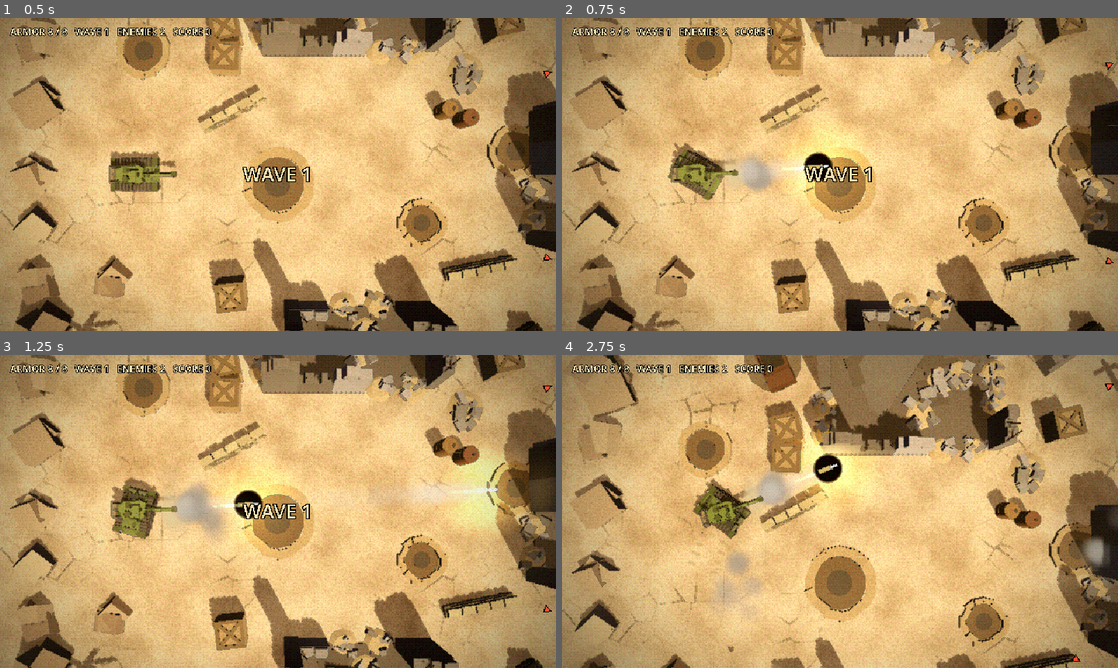
Above: before the commit, frames 1-4 (two rows, left to right).
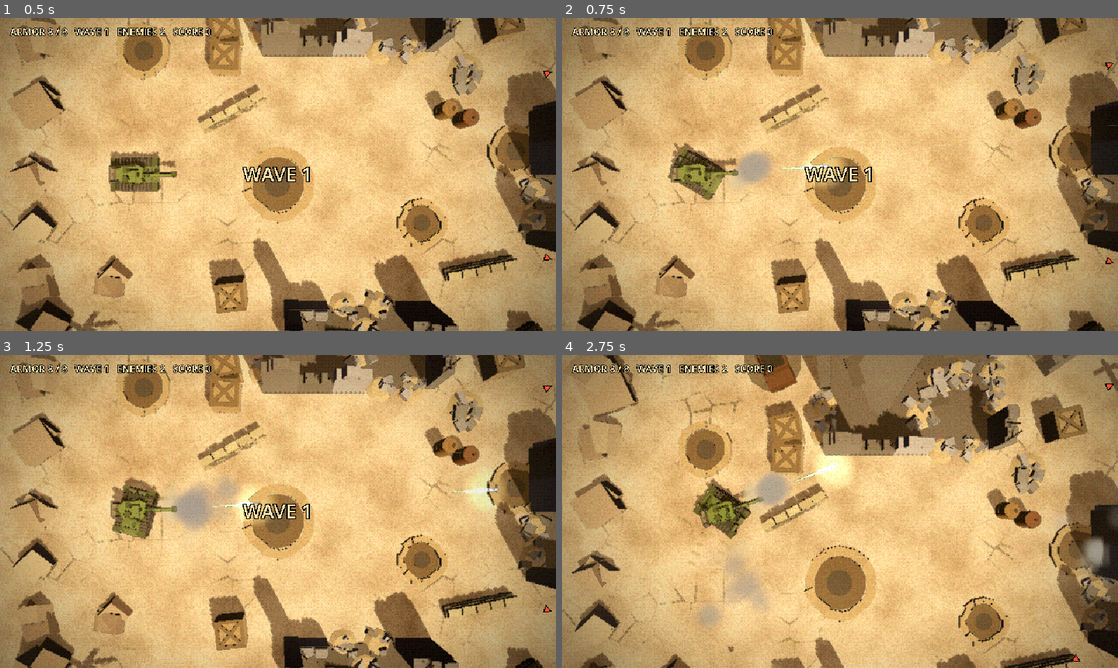
Above: after the commit, the same moments.

Repository: apfpabo/Overseer
Game: Godot game, scene res://main.tscn
Same seed, same stepped clock (60 frames per second), same inputs: the game is played once before the commit and once after it.
Inputs (mouse positions are in pixels of both pictures, inside the frame that each line leads up to):
- Up to frame 1 (0.5 s): no input
- Up to frame 2 (0.75 s): move the mouse to (962, 158) at 0.52 s; hold D (tank_right) from 0.53 s (still down); hold Space (tank_fire) from 0.53 s (still down); click (962, 158) at 0.67 s
- Up to frame 3 (1.25 s): keep holding D (tank_right); keep holding Space (tank_fire)
- Up to frame 4 (2.75 s): move the mouse to (728, 527) at 1.27 s; release D (tank_right) at 1.28 s; release Space (tank_fire) at 1.28 s; hold S (tank_back) 1.28-2.03 s; tap Space (tank_fire) at 1.35 s; move the mouse to (895, 442) at 2.02 s; hold D (tank_right) from 2.03 s (still down); hold Space (tank_fire) from 2.03 s (still down)

Frame 1 is identical in both runs. In frame 2, 2.2% of the frame differs, in the area x 28-56%, y 34-64%; in frame 3, 4.1%, in the area x 28-100%, y 31-63%; in frame 4, 2.6%.

Commit message:
Tank Arena: fix black discs on shots, fire and explosions
Particles that are not alive are drawn as black dots at the emitter.
Continuous emitters now start pre-filled, all particles share one
lifetime, bursts are removed as soon as they finish, and fires fade
out instead of stopping. Effect lights are replaced by ground glows,
and the shell smoke trail is removed.

Co-Authored-By: Claude Opus 5.5 <noreply@anthropic.com>
Claude-Session: https://claude.ai/code/session_0112riLDkXhfLGpnDyHHtEWJ

Diff:
--- a/tank_game/scripts/fx.gd
+++ b/tank_game/scripts/fx.gd
@@ -87,7 +87,11 @@
 	p.one_shot = burst
 	p.explosiveness = 1.0 if burst else 0.0
 	p.randomness = o.get("random", 0.5)
-	p.lifetime_randomness = o.get("life_rand", 0.4)
+	# Every particle lives exactly `life`. Particles that are not alive (not yet
+	# released, or already faded) are drawn as black dots at the emitter by
+	# the renderer, so emitters must never have any: continuous ones start
+	# pre-filled, bursts are removed the moment their particles die.
+	p.lifetime_randomness = 0.0
 	p.direction = o.get("dir", Vector3.UP)
 	p.spread = o.get("spread", 45.0)
 	p.initial_velocity_min = o.get("vmin", 1.0)
@@ -122,7 +126,9 @@
 	parent.add_child(p)
 	p.get_tree().create_timer(0.034, false, true).timeout.connect(p.show)
 	if burst:
-		_free_later(p, life * 1.5 + 0.3)
+		_free_later(p, life + 0.034)
+	else:
+		p.preprocess = life
 	return p
 
 
@@ -130,17 +136,35 @@
 	node.get_tree().create_timer(seconds).timeout.connect(node.queue_free)
 
 
-## A short flash of light.
+## A soft patch of light drawn on the ground ("fake light"). Real lights are
+## avoided for effects: on some graphics cards, flashing or moving lights near
+## the ground leave black spots. `strength` 1.0 is a bright glow.
+static func glow(parent: Node, at: Vector3, color: Color, radius: float, strength: float) -> MeshInstance3D:
+	var m := StandardMaterial3D.new()
+	m.shading_mode = BaseMaterial3D.SHADING_MODE_UNSHADED
+	m.blend_mode = BaseMaterial3D.BLEND_MODE_ADD
+	m.transparency = BaseMaterial3D.TRANSPARENCY_ALPHA
+	m.albedo_texture = _soft_texture()
+	m.albedo_color = Color(color, clampf(strength, 0.0, 1.0))
+	m.no_depth_test = false
+	var plane := PlaneMesh.new()
+	plane.size = Vector2.ONE * radius * 2.0
+	var g := MeshInstance3D.new()
+	g.mesh = plane
+	g.material_override = m
+	g.cast_shadow = GeometryInstance3D.SHADOW_CASTING_SETTING_OFF
+	g.position = at
+	parent.add_child(g)
+	return g
+
+
+## A short flash of light: a glow on the ground that fades out.
 static func light_flash(parent: Node, at: Vector3, color: Color, energy: float, reach: float, seconds: float) -> void:
-	var light := OmniLight3D.new()
-	light.light_color = color
-	light.light_energy = energy
-	light.omni_range = reach
-	light.position = at
-	parent.add_child(light)
-	var tween := light.create_tween()
-	tween.tween_property(light, "light_energy", 0.0, seconds).set_ease(Tween.EASE_OUT).set_trans(Tween.TRANS_QUAD)
-	tween.tween_callback(light.queue_free)
+	var g := glow(parent, Vector3(at.x, 0.06, at.z), color, reach * 0.55, clampf(energy / 6.0, 0.3, 1.0))
+	var m: StandardMaterial3D = g.material_override
+	var tween := g.create_tween()
+	tween.tween_property(m, "albedo_color:a", 0.0, seconds).set_ease(Tween.EASE_OUT).set_trans(Tween.TRANS_QUAD)
+	tween.tween_callback(g.queue_free)
 
 
 ## A flat ring that races outward along the ground.
@@ -284,7 +308,7 @@
 		"colors": [Color(1.0, 0.95, 0.7, 1.0), Color(1.0, 0.55, 0.15, 1.0), Color(0.6, 0.15, 0.05, 0.0)] as Array[Color]})
 	debris(parent, at, Color(0.12, 0.11, 0.1), int(14 * s), 9.0 * s, 0.16)
 	# Thick black smoke that lingers and drifts.
-	smoke_puffs(parent, at + Vector3.UP * 0.5, int(18 * s), Color(0.1, 0.09, 0.08), 3.2, 2.8 * s)
+	smoke_puffs(parent, at + Vector3.UP * 0.5, int(14 * s), Color(0.2, 0.18, 0.16), 3.2, 1.8 * s)
 	# Sand thrown out along the ground, and the shockwave.
 	emitter(parent, Vector3(at.x, 0.15, at.z), {"amount": int(28 * s), "life": 1.4, "dir": Vector3.UP,
 		"spread": 88.0, "vmin": 3.0 * s, "vmax": 7.0 * s, "damping": 5.0, "gravity": WIND, "smin": 0.8,
@@ -295,12 +319,15 @@
 	FollowCamera.shake(0.7 * s)
 
 
-## Billowing smoke puffs (one burst).
+## Billowing smoke puffs (one burst). The smoke fades in a moment after it
+## appears, so it rolls up out of the fireball instead of covering it.
 static func smoke_puffs(parent: Node, at: Vector3, amount: int, color: Color, life: float, size: float) -> void:
-	emitter(parent, at, {"amount": amount, "life": life, "spread": 180.0, "vmin": 0.3, "vmax": 1.5,
-		"damping": 0.8, "gravity": WIND + Vector3.UP * 0.8, "smin": 0.6 * size, "smax": 1.0 * size,
-		"size": 1.0, "grow": _curve(0.4, 0.0, 2.0),
-		"colors": [Color(color, 0.0), Color(color, 0.75), Color(color.lightened(0.2), 0.4), Color(color, 0.0)] as Array[Color]})
+	# Each puff is faint and they start spread out, so overlapping puffs build
+	# up into a cloud instead of stacking into one solid dark ball.
+	emitter(parent, at, {"amount": amount, "life": life, "spread": 180.0, "vmin": 1.0, "vmax": 2.5 + size,
+		"damping": 1.5, "gravity": WIND + Vector3.UP * 0.8, "smin": 0.5 * size, "smax": 0.9 * size,
+		"box": Vector3(0.5, 0.2, 0.5) * size, "size": 1.0, "grow": _curve(0.4, 0.0, 2.0),
+		"colors": [Color(color, 0.0), Color(color, 0.0), Color(color, 0.3), Color(color.lightened(0.25), 0.16), Color(color.lightened(0.3), 0.0)] as Array[Color]})
 
 
 ## A low cloud of dust (collapsing walls, hits on concrete or sand).
@@ -330,27 +357,33 @@
 		"smin": 0.28 * size, "smax": 0.5 * size, "size": 1.0, "kind": "add", "grow": _curve(0.8, 0.15, 0.2),
 		"colors": [Color(1.0, 0.85, 0.45, 0.0), Color(1.0, 0.65, 0.25, 0.6), Color(0.95, 0.32, 0.06, 0.45), Color(0.5, 0.1, 0.02, 0.0)] as Array[Color]})
 	flames.name = "Flames"
-	var smoke := emitter(node, Vector3.UP * 0.6, {"burst": false, "amount": int(20 * size), "life": 3.0,
-		"spread": 15.0, "vmin": 0.8, "vmax": 1.6, "gravity": WIND * 1.4 + Vector3.UP * 0.6, "box": Vector3(0.25, 0.05, 0.25),
-		"smin": 0.7 * size, "smax": 1.1 * size, "size": 1.0, "grow": _curve(0.5, 0.0, 2.8),
-		"colors": [Color(0.08, 0.07, 0.06, 0.0), Color(0.1, 0.09, 0.08, 0.55), Color(0.22, 0.21, 0.2, 0.25), Color(0.3, 0.29, 0.28, 0.0)] as Array[Color]})
+	# Seen from straight above, smoke rising straight up would pile into one
+	# dark blob, so the plume is blown sideways by the wind into a long trail.
+	var smoke := emitter(node, Vector3.UP * 0.6, {"burst": false, "amount": int(22 * size), "life": 3.2,
+		"dir": (WIND.normalized() + Vector3.UP * 0.5).normalized(), "spread": 25.0, "vmin": 0.8, "vmax": 1.8,
+		"gravity": WIND * 2.2 + Vector3.UP * 0.2, "box": Vector3(0.25, 0.05, 0.25), "damping": 0.3,
+		"smin": 0.6 * size, "smax": 1.0 * size, "size": 1.0, "grow": _curve(0.5, 0.0, 3.0),
+		"colors": [Color(0.12, 0.11, 0.1, 0.0), Color(0.13, 0.12, 0.11, 0.22), Color(0.25, 0.24, 0.23, 0.12), Color(0.35, 0.34, 0.33, 0.0)] as Array[Color]})
 	smoke.name = "Smoke"
 	return node
 
 
-## Lets a fire from fire() die out and removes it afterwards.
+## Lets a fire from fire() die out (fades it away) and removes it afterwards.
+## (It keeps emitting while it fades: stopping an emitter leaves black dots.)
 static func stop_fire(node: Node3D) -> void:
 	if node == null or not is_instance_valid(node):
 		return
+	var tween := node.create_tween().set_parallel(true)
 	for child: Node in node.get_children():
 		if child is CPUParticles3D:
-			(child as CPUParticles3D).emitting = false
-	_free_later(node, 3.5)
+			tween.tween_property(child, "color:a", 0.0, 3.0)
+	tween.chain().tween_callback(node.queue_free)
 
 
 ## A continuous thin smoke trail (a badly damaged tank). Returns the emitter.
 static func damage_smoke(parent: Node3D, at: Vector3) -> CPUParticles3D:
-	return emitter(parent, at, {"burst": false, "amount": 14, "life": 1.8, "spread": 20.0, "vmin": 0.6,
-		"vmax": 1.2, "gravity": WIND + Vector3.UP * 0.4, "smin": 0.4, "smax": 0.7, "size": 1.0,
-		"grow": _curve(0.5, 0.0, 2.2),
-		"colors": [Color(0.12, 0.11, 0.1, 0.0), Color(0.12, 0.11, 0.1, 0.65), Color(0.25, 0.24, 0.23, 0.0)] as Array[Color]})
+	return emitter(parent, at, {"burst": false, "amount": 12, "life": 2.0,
+		"dir": (WIND.normalized() + Vector3.UP * 0.5).normalized(), "spread": 25.0, "vmin": 0.6, "vmax": 1.2,
+		"gravity": WIND * 2.0 + Vector3.UP * 0.2, "smin": 0.4, "smax": 0.7, "size": 1.0,
+		"grow": _curve(0.5, 0.0, 2.4),
+		"colors": [Color(0.14, 0.13, 0.12, 0.0), Color(0.16, 0.15, 0.14, 0.28), Color(0.28, 0.27, 0.26, 0.0)] as Array[Color]})
--- a/tank_game/scripts/shell.gd
+++ b/tank_game/scripts/shell.gd
@@ -49,16 +49,8 @@
 		glow.cast_shadow = GeometryInstance3D.SHADOW_CASTING_SETTING_OFF
 		glow.position.z = 0.3 + 0.45 * float(i)
 		add_child(glow)
-	var light := OmniLight3D.new()
-	light.light_color = color
-	light.light_energy = 1.2
-	light.omni_range = 2.2
-	add_child(light)
-	# Faint smoke trail left hanging in the air.
-	FX.emitter(self, Vector3(0.0, 0.0, 0.2), {"burst": false, "amount": 24, "life": 0.7, "spread": 10.0,
-		"vmin": 0.0, "vmax": 0.3, "gravity": FX.WIND * 0.5, "smin": 0.2, "smax": 0.35, "size": 1.0,
-		"grow": FX._curve(0.6, 0.0, 2.0),
-		"colors": [Color(0.8, 0.75, 0.68, 0.35), Color(0.7, 0.68, 0.64, 0.0)] as Array[Color]})
+	# Glow cast on the ground under the tracer (a fake light, see FX.glow).
+	FX.glow(self, Vector3(0.0, 0.06 - Tank.MUZZLE_HEIGHT, 0.0), color, 0.9, 0.35)
 	rotation.y = Tank.yaw_of(velocity)
 
 
--- a/tank_game/scripts/tank.gd
+++ b/tank_game/scripts/tank.gd
@@ -43,7 +43,7 @@
 var _dust_left: float = 0.0
 var _mark_distance: float = 0.0
 var _burn_left: float = 0.0
-var _fire_light: OmniLight3D = null
+var _fire_light: MeshInstance3D = null  # firelight glow on the ground
 var _fire: Node3D = null
 var _damage_smoke: CPUParticles3D = null
 
@@ -216,15 +216,12 @@
 		if child is HealthBar:
 			child.queue_free()
 	if _damage_smoke != null:
-		_damage_smoke.emitting = false
+		_damage_smoke.queue_free()  # the wreck fire's smoke takes over
+		_damage_smoke = null
 	if burning:
 		_burn_left = WRECK_BURN_TIME
 		_fire = FX.fire(self, Vector3(0.0, 0.6, 0.35), 1.0)
-		_fire_light = OmniLight3D.new()
-		_fire_light.light_color = Color(1.0, 0.5, 0.2)
-		_fire_light.omni_range = 4.0
-		_fire_light.position = Vector3(0.0, 1.2, 0.2)
-		add_child(_fire_light)
+		_fire_light = FX.glow(self, Vector3(0.0, 0.06, 0.2), Color(1.0, 0.5, 0.2), 2.2, 0.5)
 
 
 func _update_wreck(delta: float) -> void:
@@ -234,7 +231,8 @@
 	var strength: float = clampf(_burn_left / WRECK_BURN_TIME, 0.0, 1.0)
 	if _fire_light != null:
 		# Flickering firelight.
-		_fire_light.light_energy = (0.3 + strength) * randf_range(0.7, 1.5)
+		var flicker: float = (0.15 + strength * 0.4) * randf_range(0.7, 1.3)
+		(_fire_light.material_override as StandardMaterial3D).albedo_color.a = flicker
 	# Ammunition cooking off now and then while it burns.
 	if randf() < delta * 0.6 * strength:
 		FX.impact(get_parent(), global_position + Vector3(randf_range(-0.4, 0.4), 0.8, randf_range(-0.4, 0.4)), "metal")
